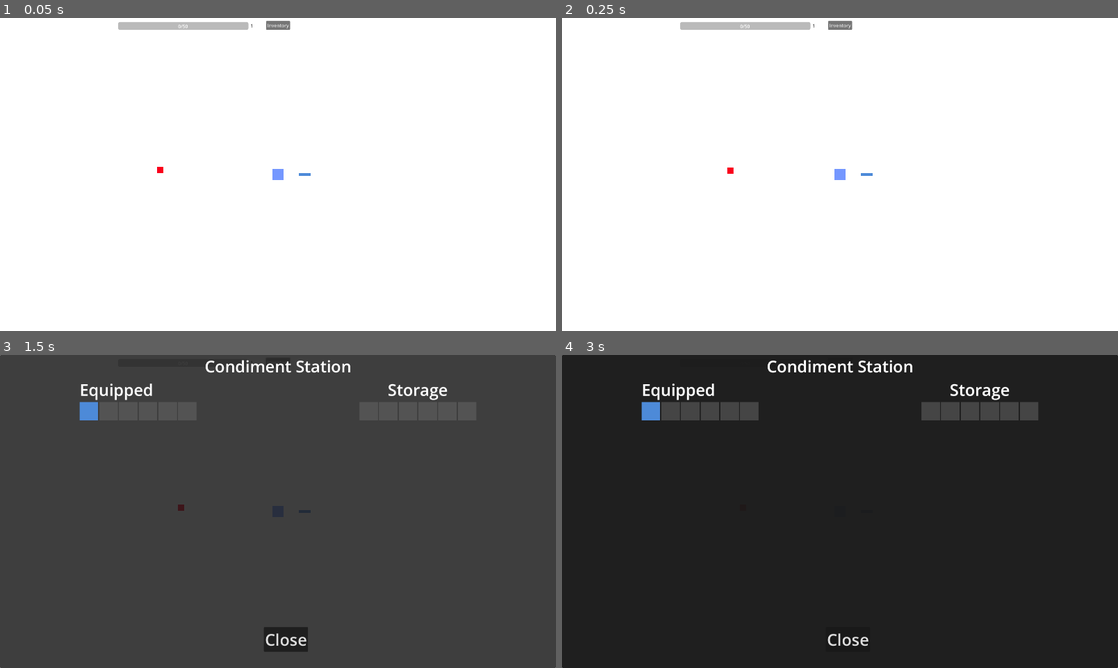
Above: before the commit, frames 1-4 (two rows, left to right).
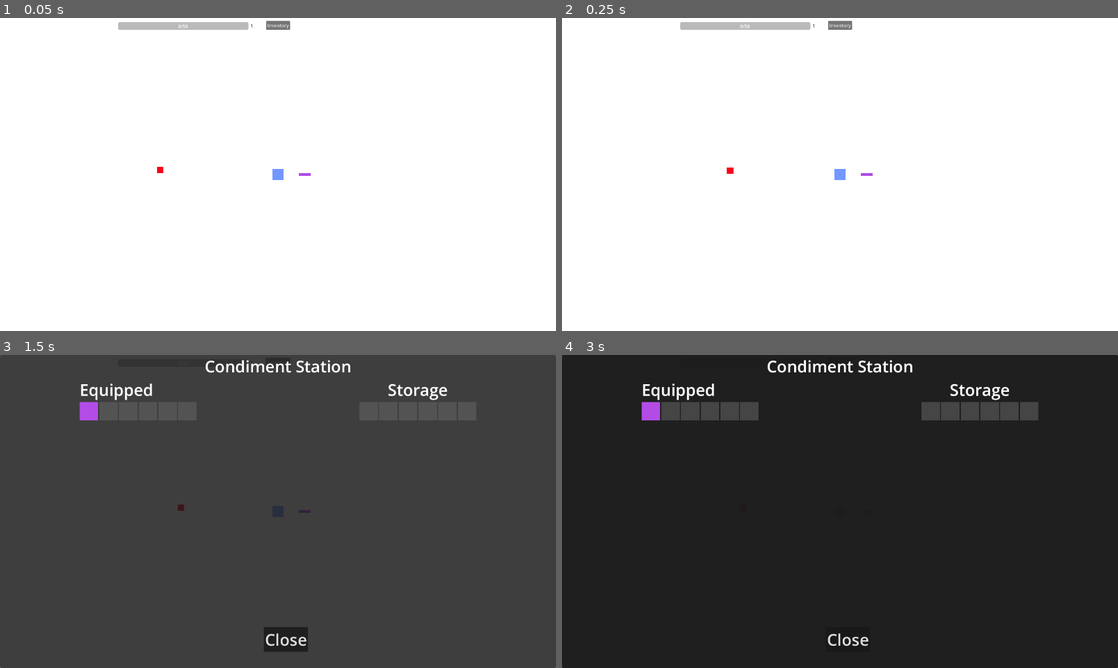
Above: after the commit, the same moments.

Repository: DadImScared/nuggs-and-zuggs-revamped
Game: Godot game, scene res://Scenes/game.tscn
Two runs of this game, one before a commit and one after it. Both use one fixed random seed, a clock stepped at 60 frames per second and the inputs below.
Inputs:
- Up to frame 1 (0.05 s): no input
- Up to frame 2 (0.25 s): no input
- Up to frame 3 (1.5 s): click "Inventory" at 0.5 s; tap Enter at 1.25 s; hold D (right) from 1.28 s (still down)
- Up to frame 4 (3 s): tap Space at 2 s; release D (right) at 2.03 s; hold S (down) 2.03-2.78 s; tap Enter at 2.75 s; hold D (right) from 2.78 s (still down)

The runs differ from the first frame. In frame 1, less than 0.1% of the frame differs, in the area x 53-56%, y 49-51%; in frame 2, less than 0.1%; in frame 3, 0.2%, in the area x 14-18%, y 14-21%; in frame 4, 0.2%.

Commit message:
Add new sauces
balsamic vinegar, mustard, sriracha, Worcestershire

Diff:
--- /dev/null
+++ b/Resources/balsamic_vinegar.tres
@@ -0,0 +1,21 @@
+[gd_resource type="Resource" script_class="BaseSauceResource" load_steps=2 format=3 uid="uid://cax8tla0rakye"]
+
+[ext_resource type="Script" uid="uid://cv0efftypvupm" path="res://Resources/base_sauce_resource.gd" id="1_b1sl2"]
+
+[resource]
+script = ExtResource("1_b1sl2")
+sauce_name = "Balsamic Vinegar"
+damage = 7.0
+fire_rate = 1.4
+projectile_speed = 320.0
+range = 70.0
+projectile_count = 1
+spread_angle = 0.0
+sauce_color = Color(0.301961, 0.101961, 0.2, 1)
+description = "Aged longer than your last relationship. Sour enough to dissolve excuses and enemies."
+special_effect_type = 7
+effect_chance = 0.6
+effect_duration = 4.0
+effect_intensity = 0.8
+synergy_tags = Array[String](["poison"])
+metadata/_custom_type_script = "uid://cv0efftypvupm"
--- a/Resources/base_sauce_resource.gd
+++ b/Resources/base_sauce_resource.gd
@@ -43,4 +43,5 @@
 	GROWTH,         # Damage increases over distance
 	RICOCHET,       # Bounces between enemies
 	MARK,           # Mark enemies for bonus damage
+	QUANTUM
 }
--- a/Resources/bbq_sauce.tres
+++ b/Resources/bbq_sauce.tres
@@ -12,6 +12,10 @@
 projectile_count = 1
 spread_angle = 0.0
 sauce_color = Color(0.693104, 0.365603, 0.335061, 1)
-description = "Grandpa’s secret recipe…
- but he won’t say whose grandpa."
+description = "Thick as molasses and twice as stubborn. Enemies get stuck like ribs on a grill."
+special_effect_type = 3
+effect_chance = 0.6
+effect_duration = 4.0
+effect_intensity = 1.5
+synergy_tags = Array[String](["sticky", "thick"])
 metadata/_custom_type_script = "uid://cv0efftypvupm"
--- a/Resources/hot_sauce.tres
+++ b/Resources/hot_sauce.tres
@@ -5,13 +5,17 @@
 [resource]
 script = ExtResource("1_7j3cd")
 sauce_name = "Hot Sauce"
-damage = 10.0
+damage = 6.0
 fire_rate = 1.5
 projectile_speed = 300.0
 range = 700.0
 projectile_count = 1
 spread_angle = 0.0
-sauce_color = Color(1, 0, 0, 1)
-description = "Grandpa’s secret recipe…
- but he won’t say whose grandpa."
+sauce_color = Color(1, 0.604704, 0.148168, 1)
+description = "Made with peppers so hot, they're still angry about being picked. Burns on contact and keeps burning."
+special_effect_type = 1
+effect_chance = 0.7
+effect_duration = 3.0
+effect_intensity = 1.0
+synergy_tags = Array[String](["fire", "burn"])
 metadata/_custom_type_script = "uid://cv0efftypvupm"
--- /dev/null
+++ b/Resources/mustard.tres
@@ -0,0 +1,21 @@
+[gd_resource type="Resource" script_class="BaseSauceResource" load_steps=2 format=3 uid="uid://bsikspuqy44hj"]
+
+[ext_resource type="Script" uid="uid://cv0efftypvupm" path="res://Resources/base_sauce_resource.gd" id="1_ss3ch"]
+
+[resource]
+script = ExtResource("1_ss3ch")
+sauce_name = "Mustard"
+damage = 8.0
+fire_rate = 1.3
+projectile_speed = 350.0
+range = 65.0
+projectile_count = 1
+spread_angle = 0.0
+sauce_color = Color(1, 0.901961, 0.0980392, 1)
+description = "Sharp enough to cut through a deli line argument"
+special_effect_type = 6
+effect_chance = 0.4
+effect_duration = 0.0
+effect_intensity = 2.0
+synergy_tags = Array[String](["piercing", "sharp"])
+metadata/_custom_type_script = "uid://cv0efftypvupm"
--- /dev/null
+++ b/Resources/quantom_queso.tres
@@ -0,0 +1,21 @@
+[gd_resource type="Resource" script_class="BaseSauceResource" load_steps=2 format=3 uid="uid://wy8bbkbco4qb"]
+
+[ext_resource type="Script" uid="uid://cv0efftypvupm" path="res://Resources/base_sauce_resource.gd" id="1_yysyh"]
+
+[resource]
+script = ExtResource("1_yysyh")
+sauce_name = "Quantum Queso"
+damage = 8.0
+fire_rate = 0.9
+projectile_speed = 100.0
+range = 120.0
+projectile_count = 1
+spread_angle = 0.0
+sauce_color = Color(0.701961, 0.298039, 0.901961, 1)
+description = "Schrödinger's condiment. It both hits and misses until observed."
+special_effect_type = 21
+effect_chance = 1.0
+effect_duration = 0.0
+effect_intensity = 3.0
+synergy_tags = Array[String](["quantum", "unstable", "probability"])
+metadata/_custom_type_script = "uid://cv0efftypvupm"
--- /dev/null
+++ b/Resources/sriracha.tres
@@ -0,0 +1,21 @@
+[gd_resource type="Resource" script_class="BaseSauceResource" load_steps=2 format=3 uid="uid://cy61vdq7siofu"]
+
+[ext_resource type="Script" uid="uid://cv0efftypvupm" path="res://Resources/base_sauce_resource.gd" id="1_veefq"]
+
+[resource]
+script = ExtResource("1_veefq")
+sauce_name = "Sriracha"
+damage = 10.0
+fire_rate = 0.8
+projectile_speed = 280.0
+range = 60.0
+projectile_count = 1
+spread_angle = 0.0
+sauce_color = Color(0.8, 0.2, 0.0666667, 1)
+description = "The rooster's revenge. Small squeeze, big explosion. Boom goes the dinner table."
+special_effect_type = 5
+effect_chance = 0.5
+effect_duration = 0.0
+effect_intensity = 1.2
+synergy_tags = Array[String](["fire", "explosive"])
+metadata/_custom_type_script = "uid://cv0efftypvupm"
--- /dev/null
+++ b/Resources/worcestershire.tres
@@ -0,0 +1,21 @@
+[gd_resource type="Resource" script_class="BaseSauceResource" load_steps=2 format=3 uid="uid://jtagy4genh6r"]
+
+[ext_resource type="Script" uid="uid://cv0efftypvupm" path="res://Resources/base_sauce_resource.gd" id="1_qhn8s"]
+
+[resource]
+script = ExtResource("1_qhn8s")
+sauce_name = "Worcestershire"
+damage = 11.0
+fire_rate = 1.2
+projectile_speed = 400.0
+range = 65.0
+projectile_count = 1
+spread_angle = 0.0
+sauce_color = Color(0.4, 0.2, 0.0666667, 1)
+description = "Nobody can spell it, nobody can dodge it. Jumps from enemy to enemy like gossip at a family dinner."
+special_effect_type = 4
+effect_chance = 0.4
+effect_duration = 0.0
+effect_intensity = 3.0
+synergy_tags = Array[String](["chain"])
+metadata/_custom_type_script = "uid://cv0efftypvupm"
--- a/Scenes/enemy.gd
+++ b/Scenes/enemy.gd
@@ -116,8 +116,11 @@
 	#health_bar_container.position = Vector2(-25, -40)
 
 func scale_to_player_level():
+	if PlayerStats.level < 2:
+		max_health = base_health  # Set max_health even for level 1
+		return
 	var base_scale = 1.0 + (PlayerStats.level - 1)
-	var health_scale = base_scale * 0.15
+	var health_scale = base_scale * 1.1
 	var speed_scale = base_scale * 0.02
 	var xp_scale = base_scale * 0.10
 	var damage_scale = base_scale * 0.4
--- a/Scenes/game.tscn
+++ b/Scenes/game.tscn
@@ -85,7 +85,7 @@
 [node name="MenuUI" type="CanvasLayer" parent="UIManager"]
 layer = 128
 
-[node name="Timer" type="Timer" parent="." groups=["enemies"]]
+[node name="Timer" type="Timer" parent="."]
 wait_time = 0.663
 autostart = true
 
--- a/Scenes/sauce_projectile.gd
+++ b/Scenes/sauce_projectile.gd
@@ -13,25 +13,201 @@
 var chain_targets: Array[Node] = []
 var growth_multiplier: float = 1.0
 
+# Quantum-specific variables
+var quantum_positions = []
+var quantum_active = false
+var quantum_collapse_timer = 0.0
+var quantum_states = 3
+var quantum_visuals = []  # Store visual representations
+var base_modulate: Color
+var has_collapsed = false
+
 @onready var sprite = $Sprite2D
 
+func _ready() -> void:
+	base_modulate = modulate
+
+func initialize_quantum_states():
+	quantum_active = true
+	quantum_states = int(sauce_resource.effect_intensity)
+
+	for i in range(quantum_states):
+		quantum_positions.append({
+			"offset": Vector2.ZERO,
+			"phase": i * (PI * 2.0 / quantum_states),
+			"visible": true,
+			"amplitude": 100.0,  # Increased for visibility
+			"frequency": 3.0,   # Slower for clarity
+			"existence_probability": randf()
+		})
+
+	# Create visual duplicates
+	for i in range(quantum_states - 1):  # -1 because we skip the main
+		var quantum_visual = Sprite2D.new()
+		quantum_visual.texture = sprite.texture
+		quantum_visual.modulate = sauce_resource.sauce_color
+		quantum_visual.modulate.a = 0.7  # More visible
+		quantum_visual.scale = sprite.scale  # Slightly smaller
+		add_child(quantum_visual)
+		quantum_visuals.append(quantum_visual)
+
+		# Debug print
+		print("Created quantum visual ", i)
+
+func update_quantum_states(delta: float):
+	# Update each quantum state
+	for i in range(quantum_positions.size()):
+		var state = quantum_positions[i]
+
+		# Calculate oscillating position
+		var oscillation = sin(quantum_collapse_timer * state.frequency + state.phase)
+		state.offset = Vector2(
+			cos(state.phase) * oscillation * state.amplitude,
+			sin(state.phase) * oscillation * state.amplitude
+		)
+
+		# Randomly flicker existence
+		if randf() < 0.05:  # 5% chance per frame
+			state.visible = randf() < 0.7  # 70% chance to exist
+			state.existence_probability = randf()
+
+		# Update visual if it exists
+		if i > 0 and i - 1 < quantum_visuals.size():
+			var visual = quantum_visuals[i - 1]
+			visual.position = state.offset
+			visual.visible = state.visible
+
+			# Quantum flickering effect
+			var flicker = sin(quantum_collapse_timer * 20.0) * 0.2 + 0.8
+			visual.modulate.a = 0.3 * flicker * state.existence_probability
+
+			# Slight color shift for quantum effect
+			var hue_shift = sin(quantum_collapse_timer * 5.0 + state.phase) * 0.1
+			visual.modulate.h += hue_shift
+
+func apply_quantum_effect(enemy: Node2D):
+	if not quantum_active or has_collapsed:
+		return
+
+	has_collapsed = true
+
+	# Determine which quantum state was "real"
+	var total_probability = 0.0
+	for state in quantum_positions:
+		if state.visible:
+			total_probability += state.existence_probability
+
+	var random_value = randf() * total_probability
+	var accumulated = 0.0
+	var chosen_state = 0
+
+	for i in range(quantum_positions.size()):
+		if quantum_positions[i].visible:
+			accumulated += quantum_positions[i].existence_probability
+			if random_value <= accumulated:
+				chosen_state = i
+				break
+
+	# Collapse to the chosen state
+	collapse_quantum_state(chosen_state, enemy)
+
+func collapse_quantum_state(chosen_state: int, enemy: Node2D):
+	# Visual collapse effect
+	create_quantum_collapse_effect()
+
+	## Teleport to the chosen quantum position
+	#if chosen_state > 0:
+		#global_position += quantum_positions[chosen_state].offset
+
+	# Multiple hit chance based on quantum superposition
+	var superposition_hits = 0
+	for i in range(quantum_positions.size()):
+		if i != chosen_state and quantum_positions[i].visible:
+			if randf() < quantum_positions[i].existence_probability * 0.5:
+				superposition_hits += 1
+
+	# Apply damage for superposition hits
+	if superposition_hits > 0 and enemy.has_method("take_damage"):
+		for i in range(superposition_hits):
+			# Delayed damage to simulate quantum collapse
+			get_tree().create_timer(0.1 * i).timeout.connect(
+				func():
+					if is_instance_valid(enemy):
+						enemy.take_damage(get_scaled_damage() * 0.5)
+						create_quantum_hit_effect(enemy.global_position)
+			)
+
+	# Clean up quantum visuals
+	for visual in quantum_visuals:
+		visual.queue_free()
+	quantum_visuals.clear()
+	quantum_active = false
+
+func create_quantum_collapse_effect():
+	# Create a visual effect for the quantum collapse
+	for i in range(10):
+		var particle = Sprite2D.new()
+		particle.texture = sprite.texture
+		particle.scale = sprite.scale * 0.3
+		particle.modulate = modulate
+		particle.modulate.a = 0.6
+		particle.position = Vector2.ZERO
+		add_child(particle)
+
+		# Animate the particle
+		var direction = Vector2.from_angle(randf() * TAU)
+		var distance = randf_range(20, 60)
+		var duration = randf_range(0.3, 0.5)
+
+		var tween = create_tween()
+		tween.parallel().tween_property(particle, "position", direction * distance, duration)
+		tween.parallel().tween_property(particle, "modulate:a", 0.0, duration)
+		tween.parallel().tween_property(particle, "scale", Vector2.ZERO, duration)
+		tween.tween_callback(particle.queue_free)
+
+func create_quantum_hit_effect(hit_position: Vector2):
+	# Create a small quantum ripple at hit position
+	var effect = Sprite2D.new()
+	effect.texture = sprite.texture
+	effect.global_position = hit_position
+	effect.scale = Vector2.ZERO
+	effect.modulate = modulate
+	effect.modulate.a = 0.5
+	get_tree().current_scene.add_child(effect)
+
+	var tween = create_tween()
+	tween.parallel().tween_property(effect, "scale", Vector2.ONE * 2, 0.3)
+	tween.parallel().tween_property(effect, "modulate:a", 0.0, 0.3)
+	tween.tween_callback(effect.queue_free)
+
 func _physics_process(delta: float) -> void:
+		# Update quantum states if active
+	if quantum_active and not has_collapsed:
+		quantum_collapse_timer += delta
+		update_quantum_states(delta)
 	global_position += velocity * delta
 
 	if start_position.distance_to(global_position) > max_range:
 		queue_free()
 
 func launch(start_pos, direction, sauce: BaseSauceResource):
+
 	global_position = start_pos
 	start_position = start_pos
 	velocity = direction.normalized() * sauce.projectile_speed
+	max_range = sauce.range
 	rotation = direction.angle()
 	sauce_damage = sauce.damage
 	modulate = sauce.sauce_color
 	sauce_resource = sauce
 	#direction = Vector2.RIGHT.rotated(rotation).normalized()
 
+	if sauce_resource and sauce_resource.special_effect_type == BaseSauceResource.SpecialEffectType.QUANTUM:
+		initialize_quantum_states()
+
 func handle_enemy_hit(enemy: Node2D):
+	if sauce_resource and sauce_resource.special_effect_type == BaseSauceResource.SpecialEffectType.QUANTUM:
+		apply_quantum_effect(enemy)
 	# Check for pierce effect
 	if sauce_resource and sauce_resource.special_effect_type == BaseSauceResource.SpecialEffectType.PIERCE:
 		if enemy in has_pierced:
@@ -52,7 +228,7 @@
 	apply_special_effects(enemy)
 
 	# Check if we should destroy the projectile
-	if not sauce_resource or sauce_resource.special_effect_type != BaseSauceResource.SpecialEffectType.PIERCE:
+	if not sauce_resource or (sauce_resource.special_effect_type != BaseSauceResource.SpecialEffectType.PIERCE and sauce_resource.special_effect_type != BaseSauceResource.SpecialEffectType.QUANTUM):
 		queue_free()
 
 func apply_special_effects(enemy: Node2D):
@@ -60,6 +236,8 @@
 		return
 
 	match sauce_resource.special_effect_type:
+		BaseSauceResource.SpecialEffectType.QUANTUM:
+			apply_quantum_effect(enemy)
 		BaseSauceResource.SpecialEffectType.BURN:
 			apply_burn_effect(enemy)
 		BaseSauceResource.SpecialEffectType.SLOW:
@@ -105,16 +283,47 @@
 		enemy.apply_status_effect("sticky", sauce_resource.effect_duration, sauce_resource.effect_intensity)
 
 func apply_chain_effect(enemy: Node2D):
-	var nearby_enemies = get_nearby_enemies(enemy, 200.0)
+	# Check if chain effect triggers based on effect_chance
+	if randf() > sauce_resource.effect_chance:
+		return  # Chain didn't trigger
+
+	var chain_distance = 60.0  # Distance to search for chain targets
+	var max_chains = int(sauce_resource.effect_intensity)  # Max number of chains
+	var chains_used = 0
+
+	var nearby_enemies = get_nearby_enemies(enemy, chain_distance)
 	for nearby_enemy in nearby_enemies:
 		if nearby_enemy != enemy and nearby_enemy not in chain_targets:
 			chain_targets.append(nearby_enemy)
 			if nearby_enemy.has_method("take_damage"):
 				nearby_enemy.take_damage(get_scaled_damage() * 0.6) # Reduced chain damage
-			#create_chain_visual(enemy.global_position, nearby_enemy.global_position)
+
+			chains_used += 1
+			if chains_used >= max_chains:
+				break  # Hit the chain limit, stop chaining
+
+			create_chain_visual(enemy.global_position, nearby_enemy.global_position)
+
+func create_chain_visual(start_pos: Vector2, end_pos: Vector2):
+	# Create a line between the two positions
+	var line = Line2D.new()
+	line.add_point(start_pos)
+	line.add_point(end_pos)
+	line.width = 3.0
+	#line.default_color = Color(1.0, 1.0, 0.0, 0.8)  # Yellow lightning color
+	line.default_color = sauce_resource.sauce_color
+	line.default_color.a = 0.8
+
+	# Add to scene
+	get_tree().current_scene.add_child(line)
+
+	# Animate and remove
+	var tween = get_tree().create_tween()
+	tween.tween_property(line, "modulate:a", 0.0, 0.2)  # Fade out quickly
+	tween.tween_callback(line.queue_free)
 
 func apply_explosion_effect(enemy: Node2D):
-	var explosion_radius = 120.0 * sauce_resource.effect_intensity
+	var explosion_radius = 15.0 * sauce_resource.effect_intensity
 	var nearby_enemies = get_nearby_enemies(enemy, explosion_radius)
 
 	for nearby_enemy in nearby_enemies:
@@ -123,7 +332,33 @@
 			var damage_multiplier = 1.0 - (distance / explosion_radius)
 			nearby_enemy.take_damage(get_scaled_damage() * damage_multiplier * 0.7)
 
-	#create_explosion_visual(enemy.global_position, explosion_radius)
+	create_explosion_visual(enemy.global_position, explosion_radius)
+
+func create_explosion_visual(position: Vector2, radius: float):
+	# Create a TextureRect with a circle texture
+	var explosion_circle = TextureRect.new()
+
+	# Create a circle texture programmatically
+	var image = Image.create(int(radius * 2), int(radius * 2), false, Image.FORMAT_RGBA8)
+	var center = Vector2(radius, radius)
+
+	for x in range(int(radius * 2)):
+		for y in range(int(radius * 2)):
+			var distance = Vector2(x, y).distance_to(center)
+			if distance <= radius:
+				var alpha = 1.0 - (distance / radius)  # Fade from center
+				image.set_pixel(x, y, Color(1.0, 0.5, 0.0, alpha * 0.3))
+
+	var texture = ImageTexture.new()
+	texture.set_image(image)
+	explosion_circle.texture = texture
+	explosion_circle.position = position - Vector2(radius, radius)
+
+	get_tree().current_scene.add_child(explosion_circle)
+
+	var tween = get_tree().create_tween()
+	tween.tween_property(explosion_circle, "modulate:a", 0.0, 0.3)
+	tween.tween_callback(explosion_circle.queue_free)
 
 func apply_poison_effect(enemy: Node2D):
 	if enemy.has_method("apply_status_effect"):
--- a/Singletons/inventory_manager.gd
+++ b/Singletons/inventory_manager.gd
@@ -6,7 +6,12 @@
 	#preload("res://Resources/ketchup.tres")
 ]
 var equipped: Array = [
-	preload("res://Resources/ranch.tres"),
+	preload("res://Resources/quantom_queso.tres")
+	#preload("res://Resources/balsamic_vinegar.tres")
+	#preload("res://Resources/worcestershire.tres")
+	#preload("res://Resources/sriracha.tres")
+	#preload("res://Resources/mustard.tres")
+	#preload("res://Resources/ranch.tres"),
 	#preload("res://Resources/bbq_sauce.tres"),
 	#preload("res://Resources/ketchup.tres"),
 	#preload("res://Resources/hot_sauce.tres")
--- a/Singletons/sauce_manager.gd
+++ b/Singletons/sauce_manager.gd
@@ -4,7 +4,10 @@
 	"ketchup": preload("res://Resources/ketchup.tres"),
 	"bbq": preload("res://Resources/bbq_sauce.tres"),
 	"hot_sauce": preload("res://Resources/hot_sauce.tres"),
-	"ranch": preload("res://Resources/ranch.tres")
+	"ranch": preload("res://Resources/ranch.tres"),
+	"mustard": preload("res://Resources/mustard.tres"),
+	"sriracha": preload("res://Resources/sriracha.tres"),
+	"worcestershire": preload("res://Resources/worcestershire.tres")
 }
 
 func get_sauce(name: String):
